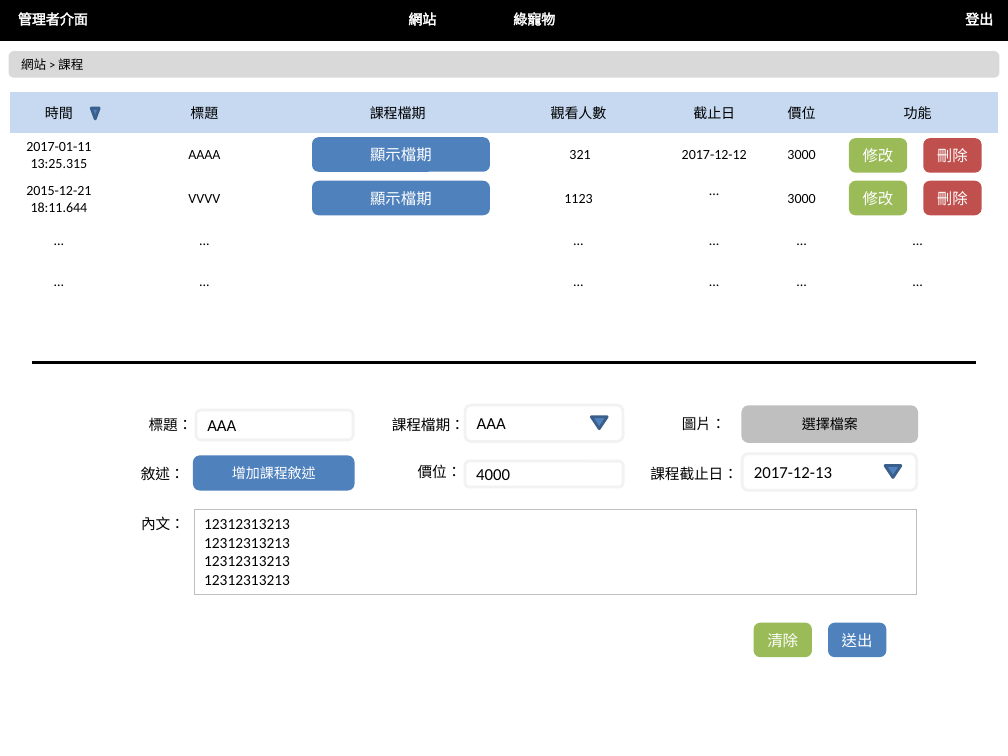
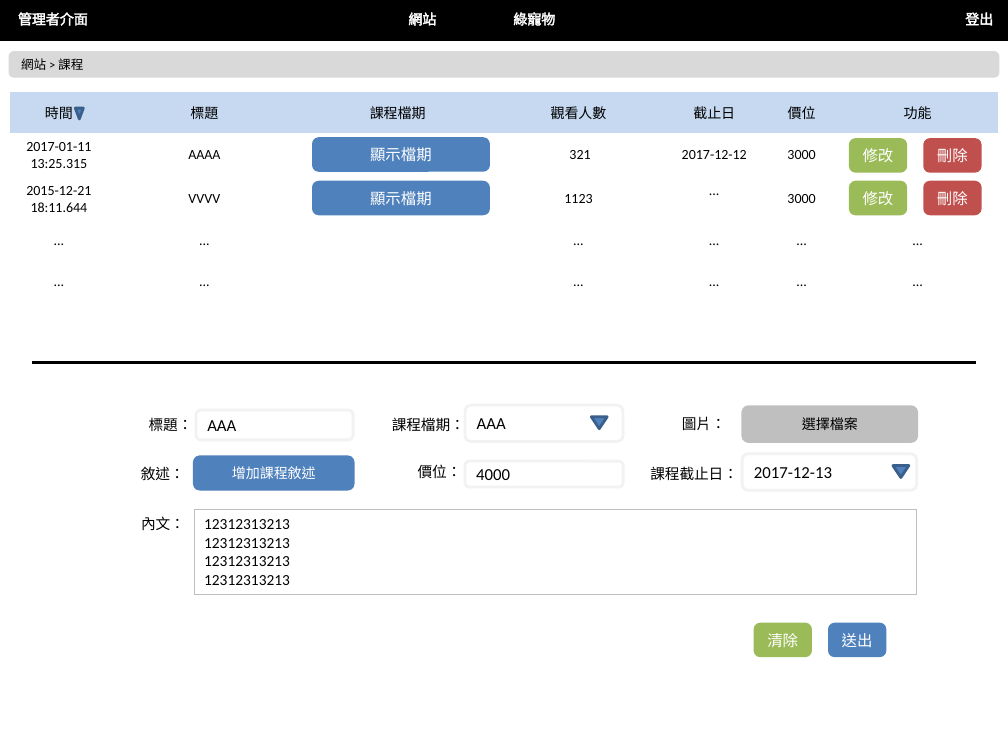
Before and after one commit to nexstar/XMind, a slide deck: slide 14 of 最終後台版型.pptx. Drawn at 1008x756 pixels with LibreOffice and Linux fonts; fonts in the diff are those of the drawing. Boxes give left, top, right and bottom in pixels: in the first picture for what was removed or moved away, otherwise in the second. Text is boxed around its words. In the diff, an @@ line names an element or a change of style, - is before the commit and + after.

```diff
--- a/最終後台版型.pptx
+++ b/最終後台版型.pptx
@@ triangle: place and size @@
-triangle at bbox=[92, 108, 100, 119]
+triangle at bbox=[76, 108, 84, 119]
@@ triangle: place and size @@
-triangle at bbox=[885, 466, 901, 478]
+triangle at bbox=[893, 466, 909, 478]
```
Also in this commit, not shown: 9 other slides changed, 1 other file.
